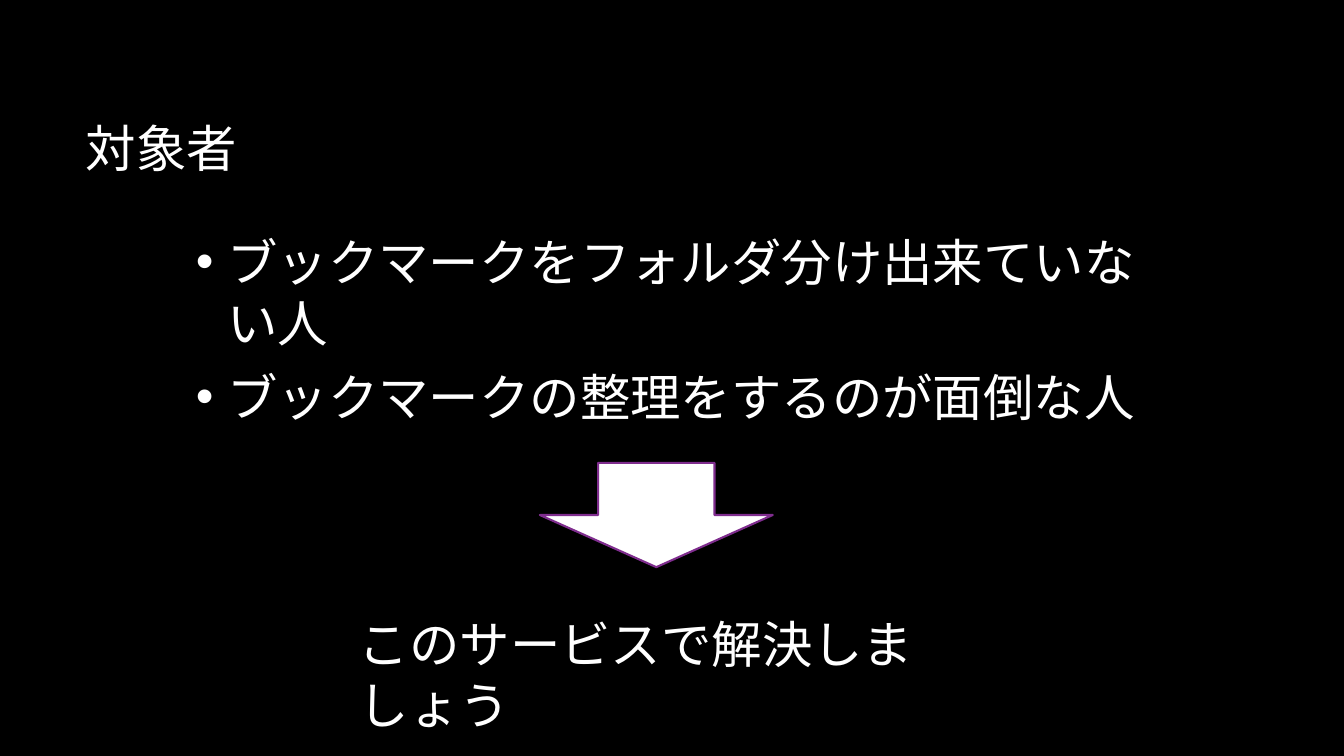
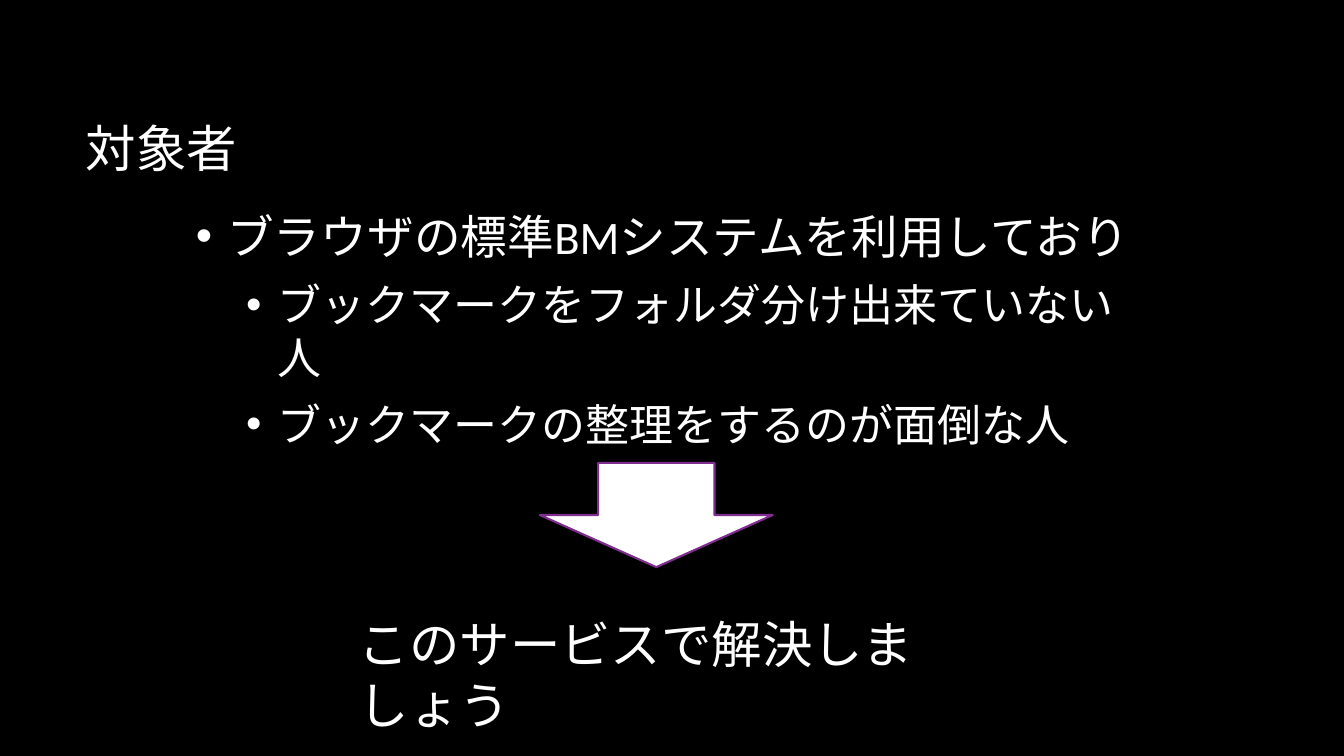
Before and after one commit to Sorarinu/ProjectP2016_F, a slide deck: slide 7 of production-idea/決意表明.pptx (slide 5 before the commit). Drawn at 1344x756 pixels with LibreOffice and Linux fonts; fonts in the diff are those of the drawing; background and template pictures are left out. Boxes give left, top, right and bottom in pixels: in the first picture for what was removed or moved away, otherwise in the second. Text is boxed around its words. In the diff, an @@ line names an element or a change of style, - is before the commit and + after.

```diff
--- a/production-idea/決意表明.pptx
+++ b/production-idea/決意表明.pptx
@@ text at [227, 214, 1128, 258]: paragraph added @@
+• ブラウザの標準BMシステムを利用しており
@@ text at [278, 283, 1114, 445]: size 36 to 31.4 pt in "ブックマークをフォルダ分け出来ていない人", "ブックマークの整理をするのが面倒な人"; list level 1 to 2 in "ブックマークをフォルダ分け出来ていない人"; list level 1 to 2 in "ブックマークの整理をするのが面倒な人" @@
```
Also in this commit, not shown: 3 other slides changed, 2 slides added.
